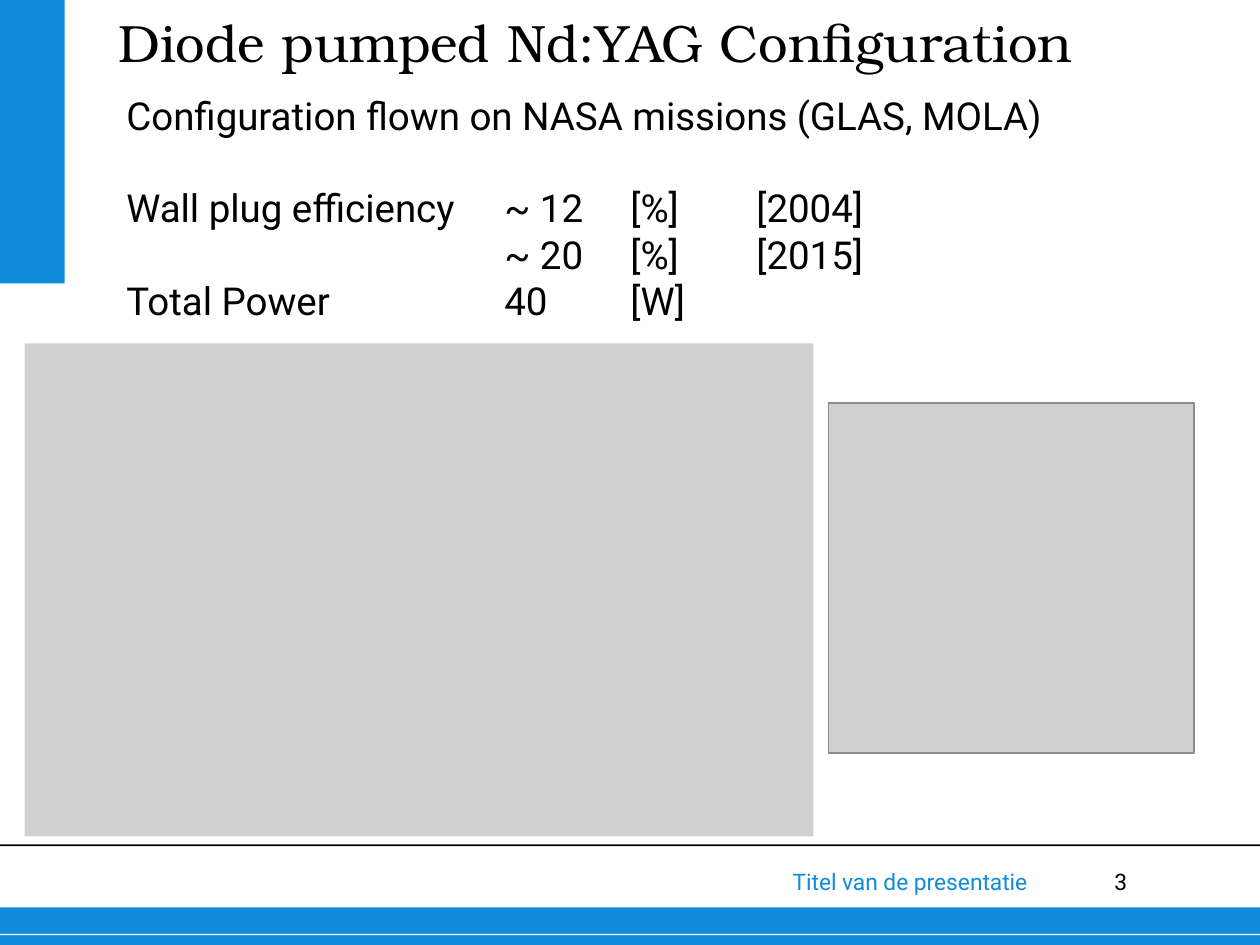
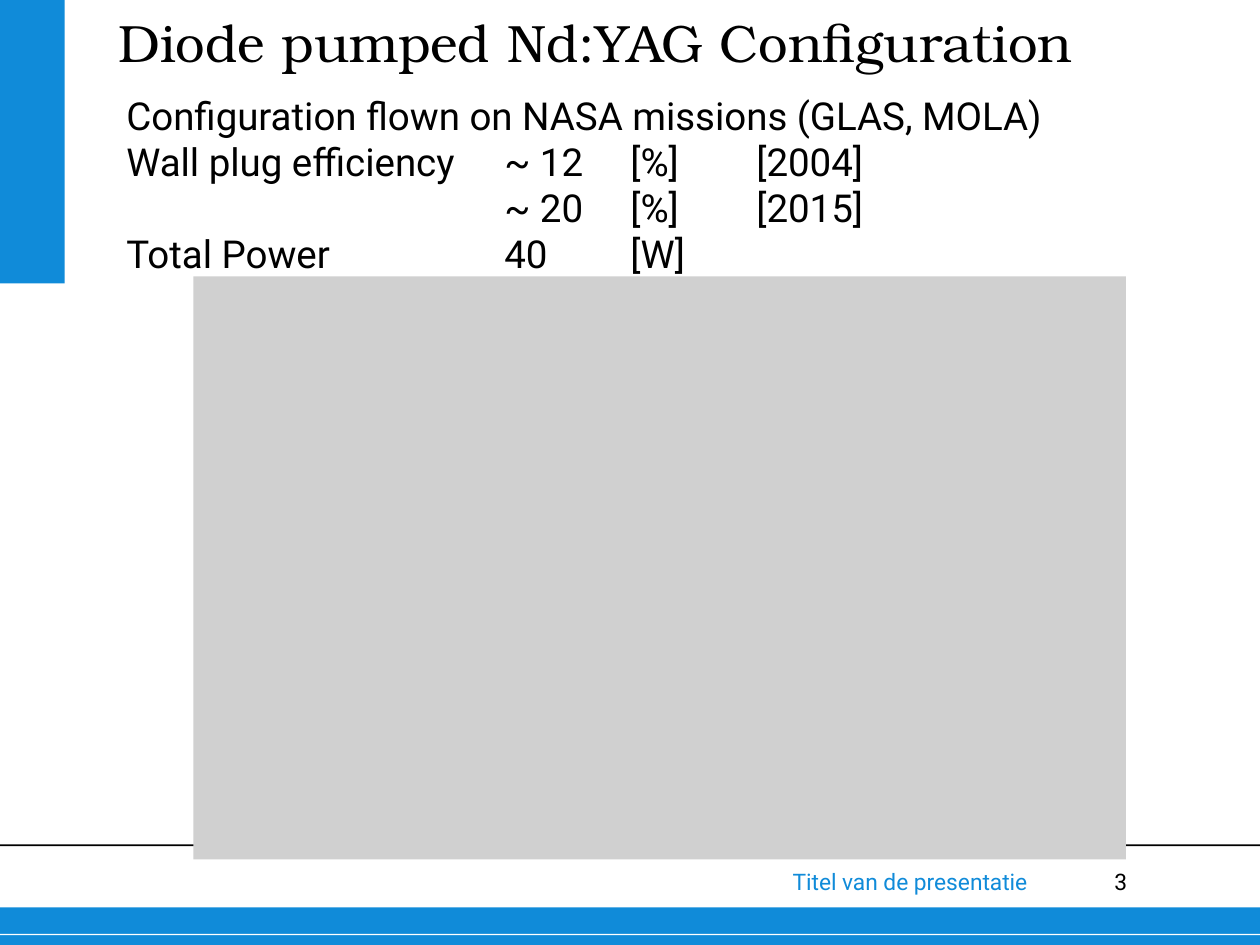
Before and after one commit to thewisenerd/laser-swarm, a slide deck: slide 3 of finalPresentation/subsections/laser_v1.1.ppt. Drawn at 1260x945 pixels with LibreOffice and Linux fonts; fonts in the diff are those of the drawing; grey boxes stand for pictures; background and template pictures are left out. Boxes give left, top, right and bottom in pixels: in the first picture for what was removed or moved away, otherwise in the second. Text is boxed around its words. In the diff, an @@ line names an element or a change of style, - is before the commit and + after.

```diff
--- a/finalPresentation/subsections/laser_v1.1.ppt
+++ b/finalPresentation/subsections/laser_v1.1.ppt
@@ text "Configuration flown on NASA missions ..." rewrapped from [126,99,1041,321] to [126,99,1041,279] @@
@@ picture: place and size @@
-picture at [828,403,1193,753]
+picture at [193,276,1125,859]
@@ picture removed at [25,344,814,837] @@
```
Also in this commit, not shown: 3 other slides changed, 3 slides added, 1 slide removed.
